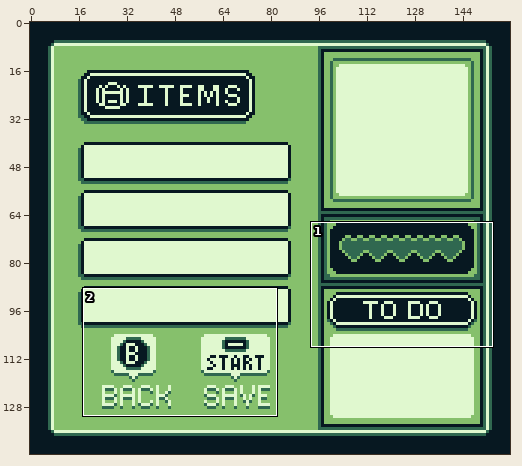
Edited in one commit: pixel-art file (assets/backgrounds/Backpack.aseprite). Above: a wide view before the commit, with the close-up outlined.
Close-up. Before the commit:
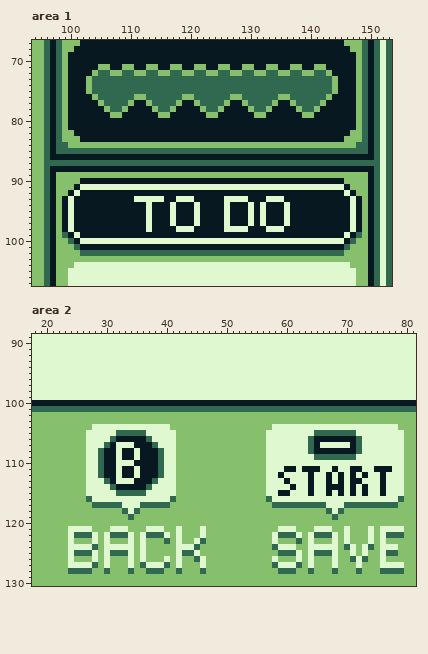
160x144 pixels, 1 frame. Shown: area 1: x 94..153, y 67..107; area 2: x 18..81, y 89..130. The commit also changed other parts of the picture, which this record leaves out.
Now the later version:
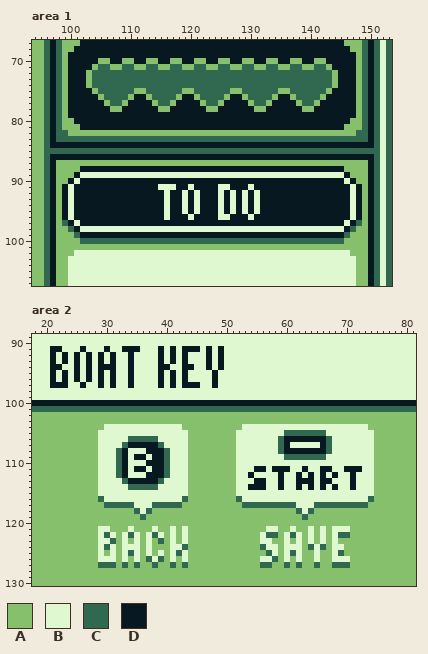
Palette (. is transparent): A #86c06c  B #e0f8cf  C #306850  D #071821
Changes in this commit:
layer "Layer 2" added
Changed rows in their new state; - is an unchanged pixel.
Area 1, layers "Layer 2", "Layer":
first column x 97:
 70 --------AA--AA--AA--AA--AA--AA--AA--AA--AA--AA--------
 71 -------ACCAACCAACCAACCAACCAACCAACCAACCAACCAACCA-------
 72 ------AC--CC--CC--CC--CC--CC--CC--CC--CC--CC--CA------
 75 ------DA------AA------AA------AA------AA------AD------
 76 -------DA----ADDA----ADDA----ADDA----ADDA----AD-------
 77 --------DA--AD--DA--AD--DA--AD--DA--AD--DA--AD--------
 78 ---------DAAD----DAAD----DAAD----DAAD----DAAD---------
 79 ----------DD------DD------DD------DD------DD----------
 80 ---A----------------------------------------------A---
 81 ---AA--------------------------------------------AA---
 82 --C-AAAAAAAAAAAAAAAAAAAAAAAAAAAAAAAAAAAAAAAAAAAAAA-C--
 83 --CCCCCCCCCCCCCCCCCCCCCCCCCCCCCCCCCCCCCCCCCCCCCCCCCC--
 84 -DDDDDDDDDDDDDDDDDDDDDDDDDDDDDDDDDDDDDDDDDDDDDDDDDDDD-
 85 C----------------------------------------------------C
 87 DAAAAAAAAAAAAAAAAAAAAAAAAAAAAAAAAAAAAAAAAAAAAAAAAAAAAD
 88 -AAAA--------------------------------------------AAAA-
 89 ----DBBBBBBBBBBBBBBBBBBBBBBBBBBBBBBBBBBBBBBBBBBBBD----
 90 ---DB--------------------------------------------BD---
 91 --DB-DDDDDDDDDDDDD---DD-DDDD--DDD-DDDDDDDDDDDDDDD-BD--
 92 --DBD--------------B--B-B---B-B-B-B--------------DBD--
 93 --------------DDDDDB-D-DB---BD-D--B-DDD---------------
 94 ----------------D--BD-B-----BDB-BDBD---D--------------
 95 ----------------D--BD-B-----BDB-BDBD---D--------------
 96 ----------------D--BD--BD---B------D---D--------------
 97 --CDB-----------D---D---D----D---D-D---D---------BDC--
 98 --AC-BBBBBBBBBBB-BBBB---BBBBB----BBB---BBBBBBBBBB-CA--
 99 --AAC--------------------------------------------CAA--
100 ---AACCCCCCCCCCCCCCCCCCCCCCCCCCCCCCCCCCCCCCCCCCCCAA---
101 ----AAAAAAAAAAAAAAAAAAAAAAAAAAAAAAAAAAAAAAAAAAAAAA----
102 ----BBBBBBBBBBBBBBBBBBBBBBBBBBBBBBBBBBBBBBBBBBBBBB----
103 ---BBBBBBBBBBBBBBBBBBBBBBBBBBBBBBBBBBBBBBBBBBBBBBBB---
104 ---B----------------------------------------------B---
Area 2, layer "Layer":
first column x 21:
 91 DD---D---D--DDD---D-D-DDD-D-D
 92 D-D-D-D-D-D--D----D-D-D---D-D
 93 D-D-D-D-D-D--D----D-D-D---D-D
 94 DD--D-D-DDD--D----DD--DD--D-D
 95 D-D-D-D-D-D--D----D-D-D----D-
 96 D-D-D-D-D-D--D----D-D-D----D-
 97 DDD--D--D-D--D----D-D-DDD--D-
first column x 24:
104 ----AA-----------BB----------BBBBB----------------AAAAA-
105 ---AA---BBBBB-----BB--------BBBBB---CCCCC--BBBBB---AAAAA
106 ---AA--BBBCCC-C---BB--------BBBBB--CDDDDD--CBBBBB--AAAAA
107 ---AA-BB-CD---DC--BB--------BBBBB--CD---BBDC---BB--AAAAA
108 ---AABBBC-B-B--DC-BB--------BBBBB--CDDDDD--CBBBBB--AAAAA
109 ---AABBBC-BD-B-DC-BB--------BBBBB---CCCCC--BBBBB---AAAAA
110 ---AABBBCD-BB--DC-BB--------BBBBB------------------AAAAA
111 ---AABBBC-BD-B-DC-BB--------BBBDD-DD-B--BBDDB-D----AAAAA
112 ---AABBBC-B-B--DC-BB--------BBDBB-----D---DBDB---B-AAAAA
113 ---AA-BB-CD---DC--BB--------BBBDD--DB-DD--D--B--B--AAAAA
114 ---AA--BBBCCC-C---BB--------BBDDD--D-BD---DB-B---B-AAAAA
115 ---AA---BBBBB-----BB--------BBBBB--BB---B--B-B-B-B-AAAAA
116 ---AAC-----------BBC--------CBBBBB----------------CAAAAA
117 ----AA---CC-BB---CC----------CCCCC----BBB--CCC----AAAAA-
118 ---------AA-BC------------------------CBC--AAA----------
119 ----------A-C--------------------------C----A-----------
121 AAAA-BBAAAB--A-A-BAB--A----------BBAA---BA-ABB----A-AAAA
122 AAAAABCBABCBAB-BABAB--A---------BCCAB----ABA-CC---A-AAAA
123 A---AB-C-BABAB-CABAB-AA---------BBA-B-B---B---A---A-A---
124 AAAAABC-A--BAB---B-CAA----------CBBA--B-C-CA-BAA-AA-AAA-
125 AAAAABABABCBAB-B-BCBAA-----------CBAB---ABAA-C-A-A--AAA-
126 A---AB-B-BABACBCABAB-AA---------BBC-B---AB---BBAAA--A---
127 AAAAACCC-CACAACAACAC--A---------CCAACA--AC--CCC-A---AAAA
128 AAAA--A---A--AAA--A---A------------AAA--A---A---A---AAAA
